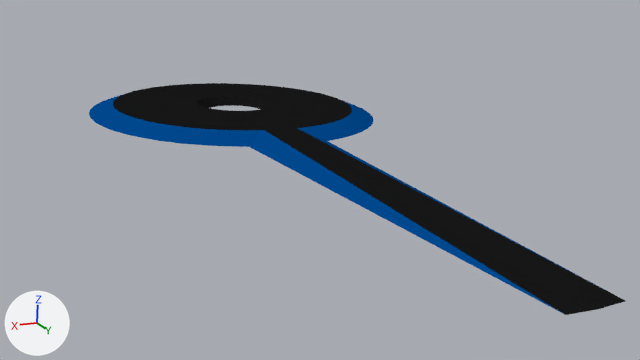
One commit to the Blender file source/sphere-room-platform.blend: the scene before it, then after it.
Both versions are drawn from the file's camera 'Camera'. Arrows for +X, +Y and +Z are at lower left; the lights stay in place. The same objects are shown in both versions, whatever each file hides.
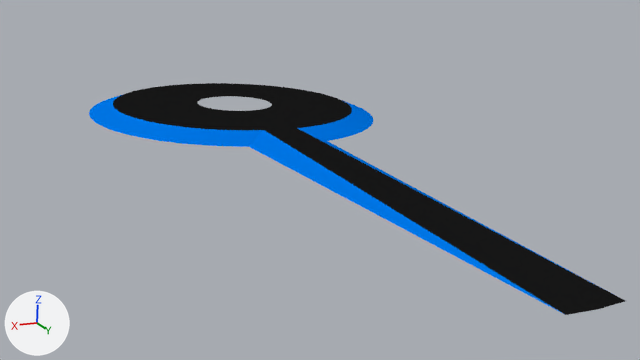
Commit message: added more shine to platform

Changed parts and their boxes [x1, y1, x2, y2] in the pictures (640 x 360 px):
'Torus.001', recoloured
    both: [89, 94, 592, 313]
part 1 of me_torus, deleted
    before: [198, 96, 272, 109]

The change, as a diff of the scene's bpy script:
```diff
--- a/source/sphere-room-platform.blend.py
+++ b/source/sphere-room-platform.blend.py
@@ mat_material_002 @@
 mat_material_002 = diffuse_material('Material.002')
-mat_material_002.base_color = (0.0, 0.0666, 0.275)  # blue #00498f
+mat_material_002.base_color = (0.0, 0.183, 0.807)  # blue #0077e8
@@ me_torus @@
 # used by ob_torus; location = (0.0, -43.4, -2.11); scale = (0.827, 0.827, 0.463)
-me_torus.from_pydata(...)  # 147 vertices, 98 faces; spans x -13.7..13.7, y -13.7..54.4, z 2.7..4.4
+me_torus.from_pydata(...)  # 99 vertices, 50 faces; spans x -13.7..13.7, y -13.7..54.4, z 4.4
+# me_torus part 1
+# 48 vertices are removed from x -3.4..3.4, y -3.4..3.4, z 2.7
+# 48 faces are deleted
 me_torus.materials.append(mat_material_001)
```
